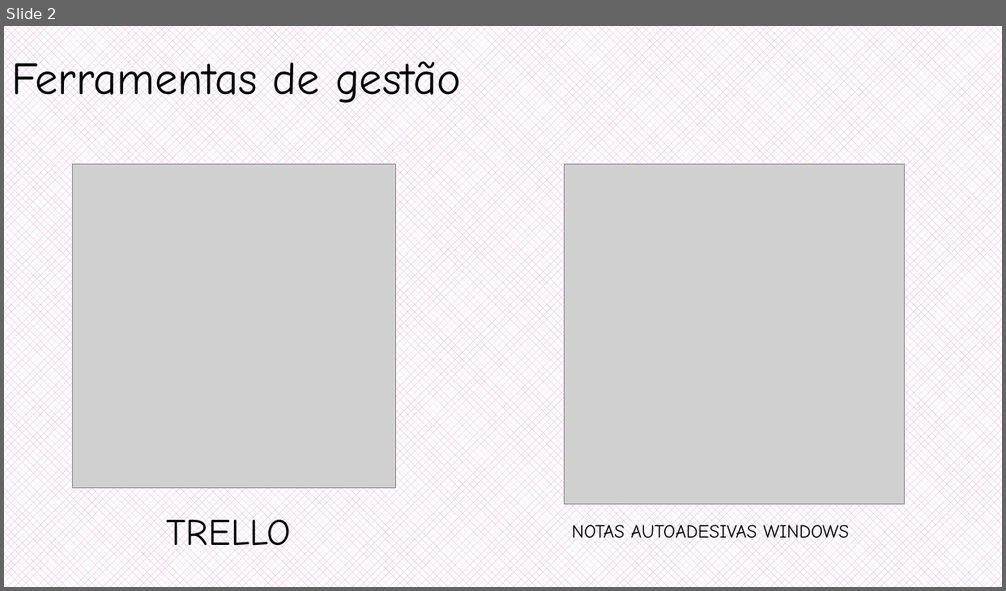
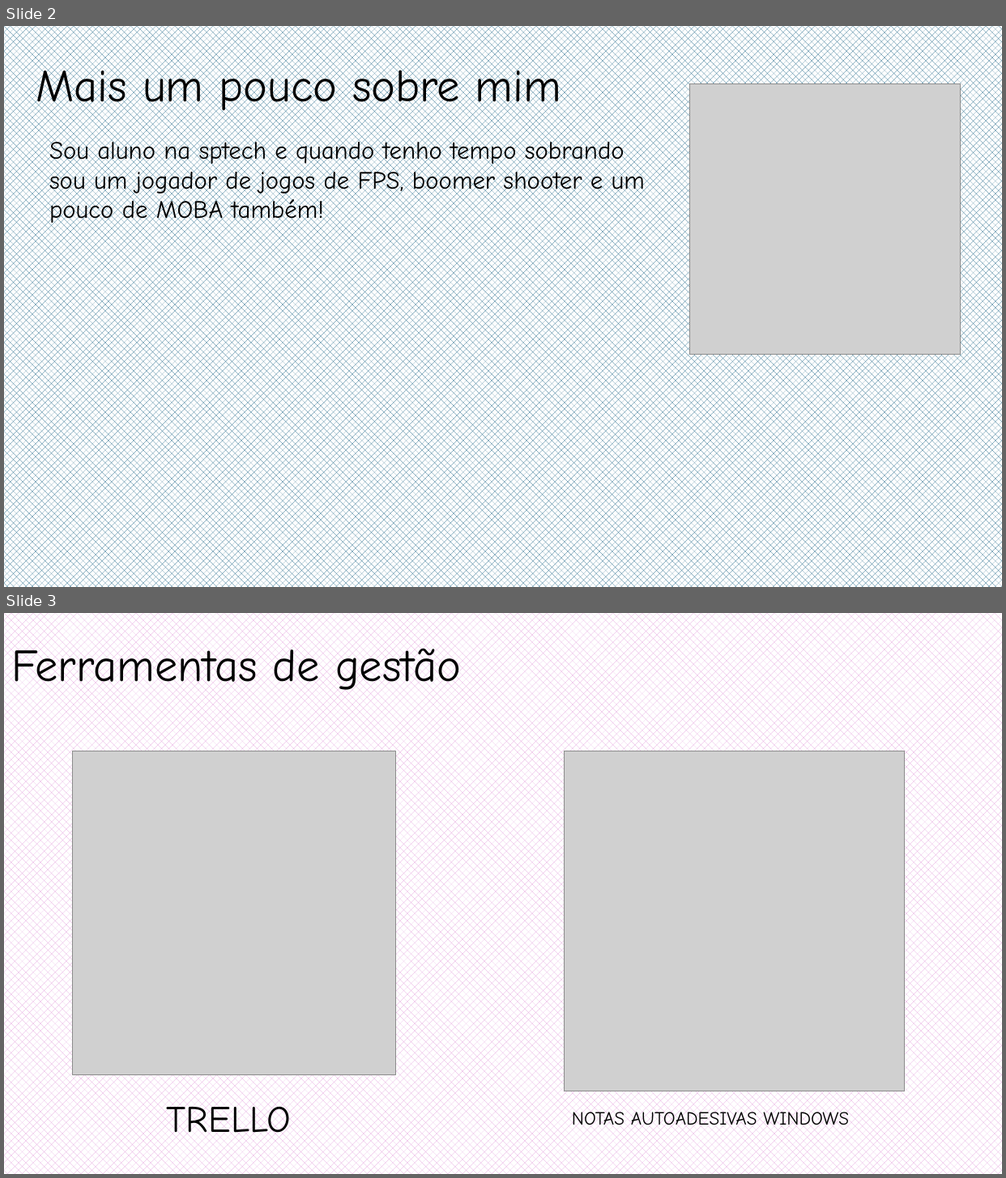
Before and after one commit to GabrielNogueira33/ProjetoIndividual, a slide deck: Documentação/Apresentação.pptx. Shown one above the other, each under a label of ours: slide 2 before the commit, slides 2 and 3 after it. The pictures are 1006x591 and 1006x1178 pixels, drawn with LibreOffice and Linux fonts; fonts in the diff are those of the drawing; grey boxes stand for pictures. Boxes give left, top, right and bottom in pixels: in the first picture for what was removed or moved away, otherwise in the second. Text is boxed around its words. In the diff, an @@ line names an element or a change of style, - is before the commit and + after.

```diff
--- a/Documentação/Apresentação.pptx
+++ b/Documentação/Apresentação.pptx
@@ slide 2 added at [4, 26, 1002, 587], background pattern #156082 on #FFFFFF @@
@@ text added at [36, 62, 561, 116], 44 pt, text #000000 @@
+Mais um pouco sobre mim
@@ picture added at [690, 84, 960, 354] @@
@@ text added at [49, 137, 645, 227], 24 pt, text #000000 @@
+Sou aluno na sptech e quando tenho tempo sobrando sou um jogador de jogos de FPS, boomer shooter e um pouco de MOBA também!
@@ what was slide 2 is now slide 3 @@
```
Also in this commit, not shown: 1 slide changed, 6 other files.
